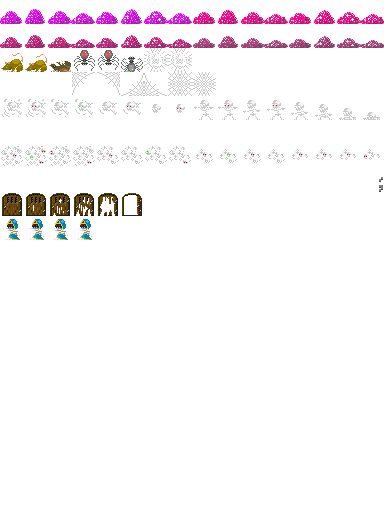
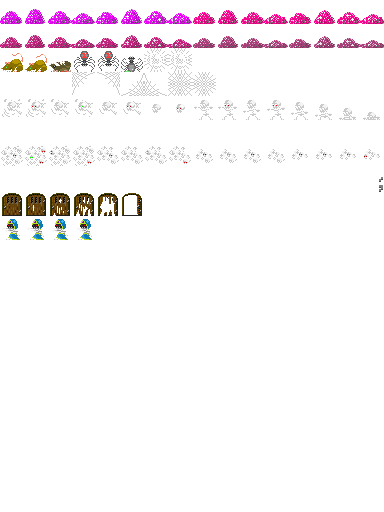
Comparing the layer stacks of the two (384, 512) images. Changes:
painted on "r" over (74, 50, 119, 72)
